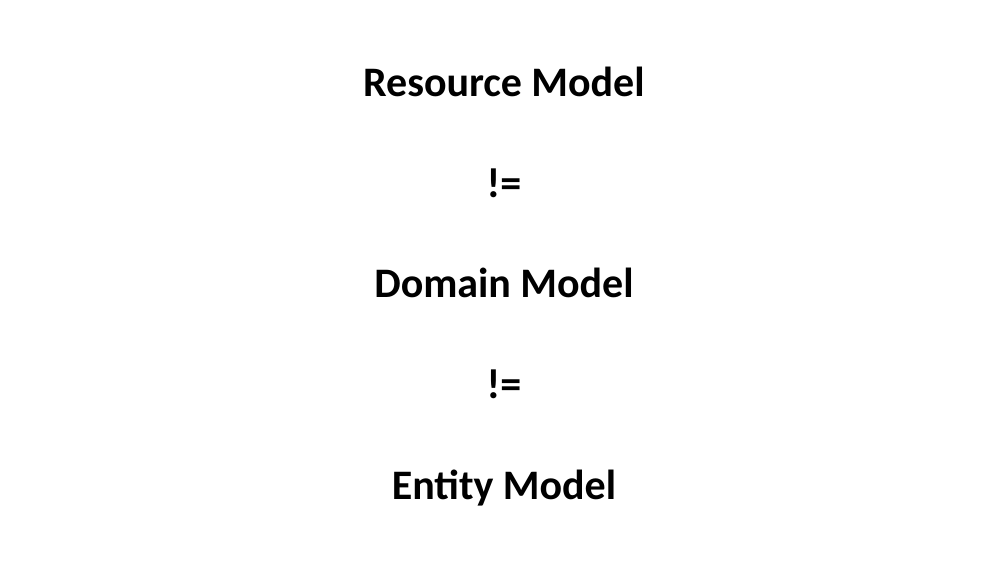
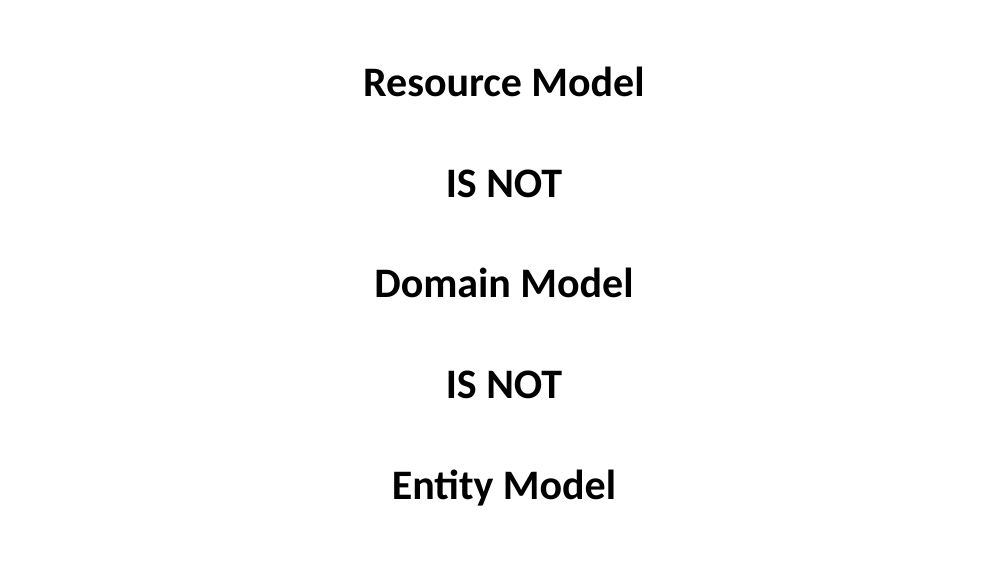
Before and after one commit to holytshirt/httpapipatterns, a slide deck: slide 9 of http api patterns.pptx. Drawn at 1008x567 pixels with LibreOffice and Linux fonts; fonts in the diff are those of the drawing. Boxes give left, top, right and bottom in pixels: in the first picture for what was removed or moved away, otherwise in the second. Text is boxed around its words. In the diff, an @@ line names an element or a change of style, - is before the commit and + after.

```diff
--- a/http api patterns.pptx
+++ b/http api patterns.pptx
@@ text at bbox=[446, 169, 562, 198]: text changed @@
-!=
+IS NOT
@@ text at bbox=[446, 370, 562, 399]: text changed @@
-!=
+IS NOT
```
Also in this commit, not shown: 17 other slides changed.
